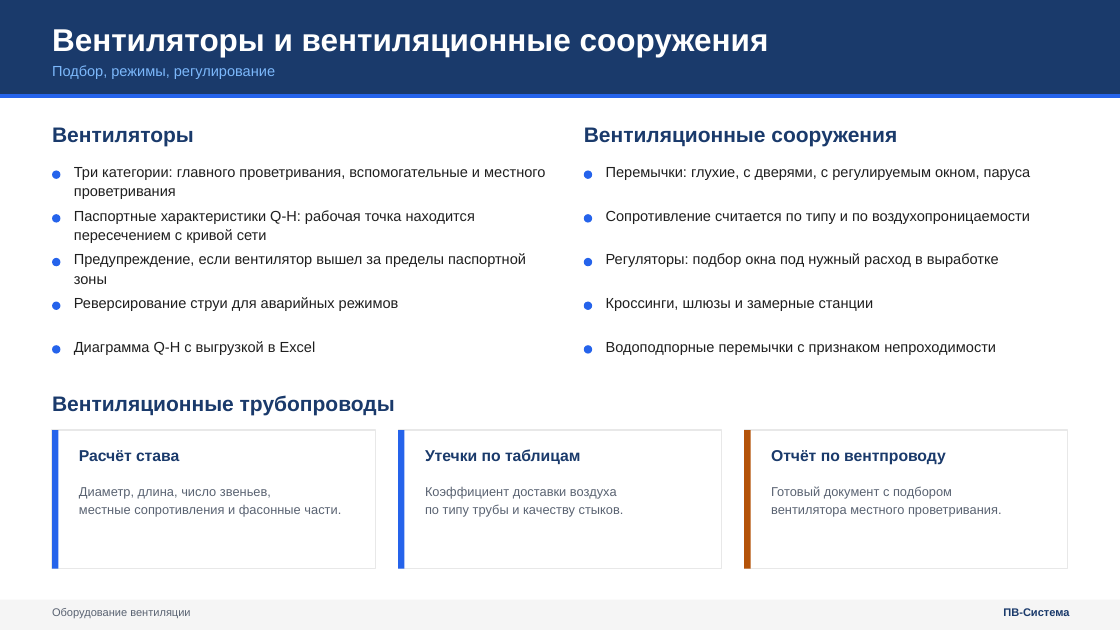
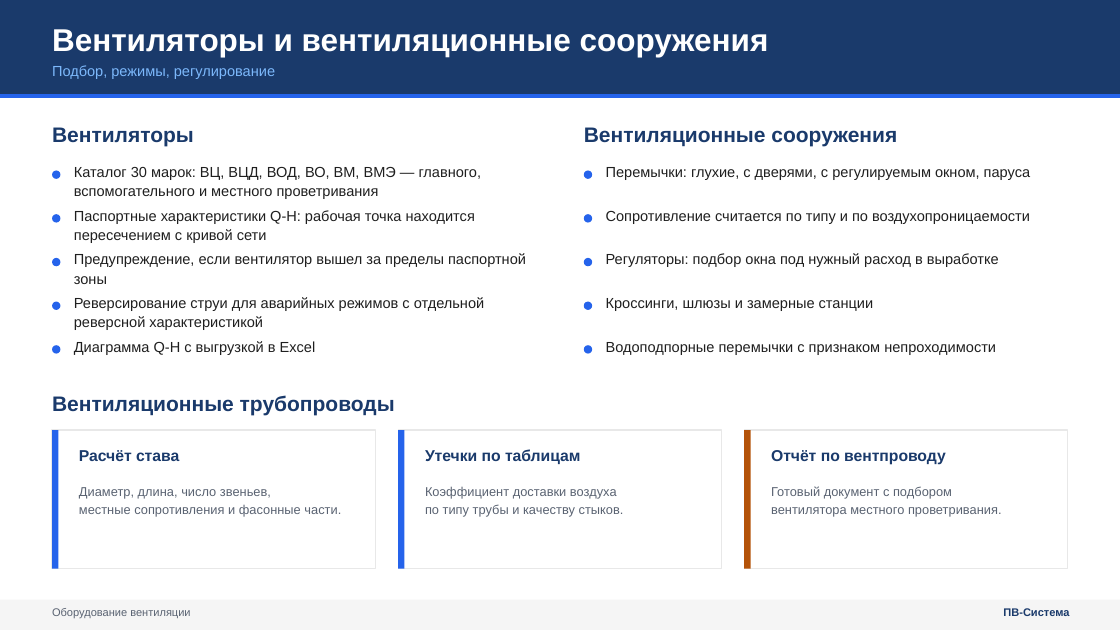
Before and after one commit to pvsistema/ventilation-system-design, a slide deck: slide 9 of public/PV-Sistema-prezentaciya.pptx. Drawn at 1120x630 pixels with LibreOffice and Linux fonts; fonts in the diff are those of the drawing. Boxes give left, top, right and bottom in pixels: in the first picture for what was removed or moved away, otherwise in the second. Text is boxed around its words. In the diff, an @@ line names an element or a change of style, - is before the commit and + after.

```diff
--- a/public/PV-Sistema-prezentaciya.pptx
+++ b/public/PV-Sistema-prezentaciya.pptx
@@ text at (74,167,482,199): text changed @@
-Три категории: главного проветривания, вспомогательные и местного проветривания
+Каталог 30 марок: ВЦ, ВЦД, ВОД, ВО, ВМ, ВМЭ — главного, вспомогательного и местного проветривания
@@ text at (74,297,484,330): text changed @@
-Реверсирование струи для аварийных режимов
+Реверсирование струи для аварийных режимов с отдельной реверсной характеристикой
```
Also in this commit, not shown: 7 other slides changed.
